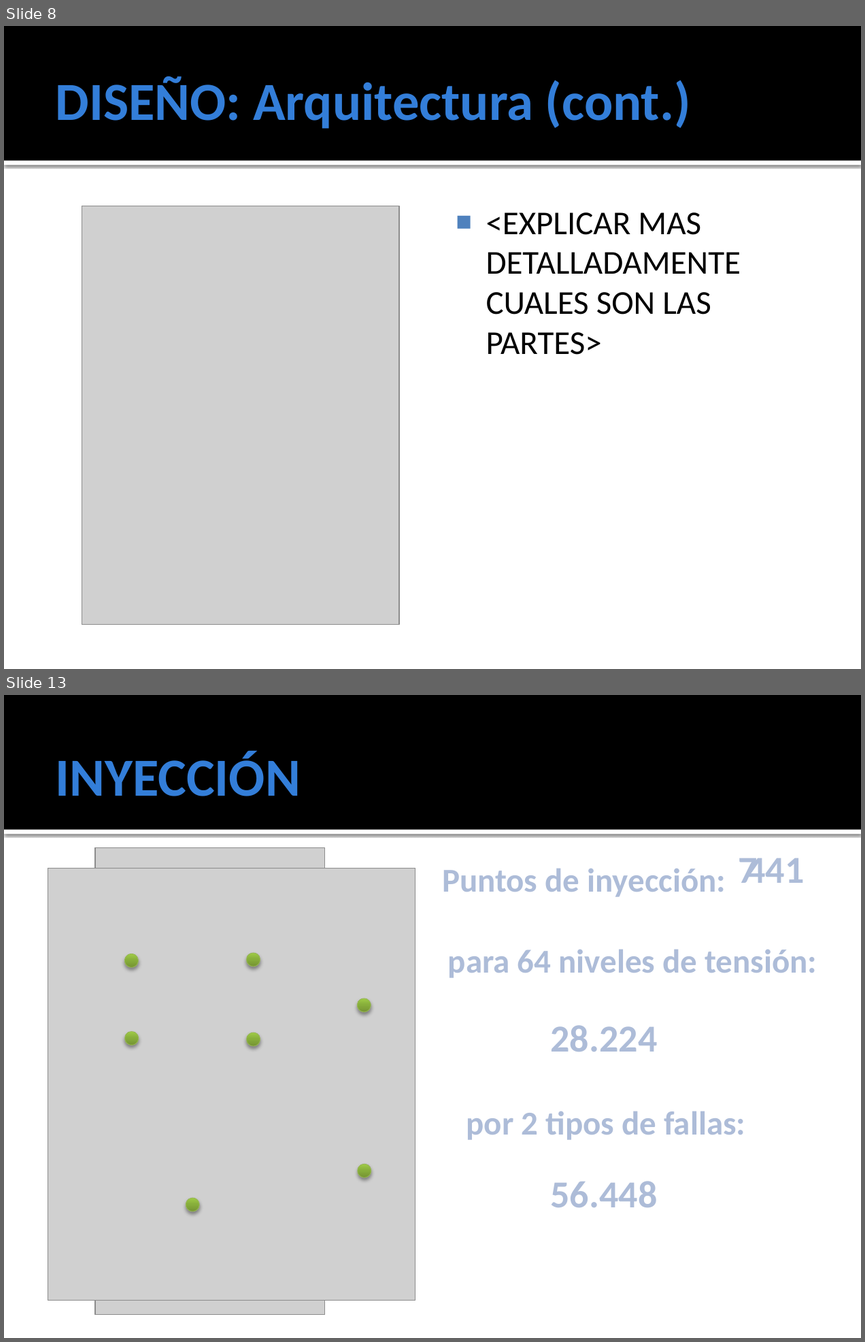
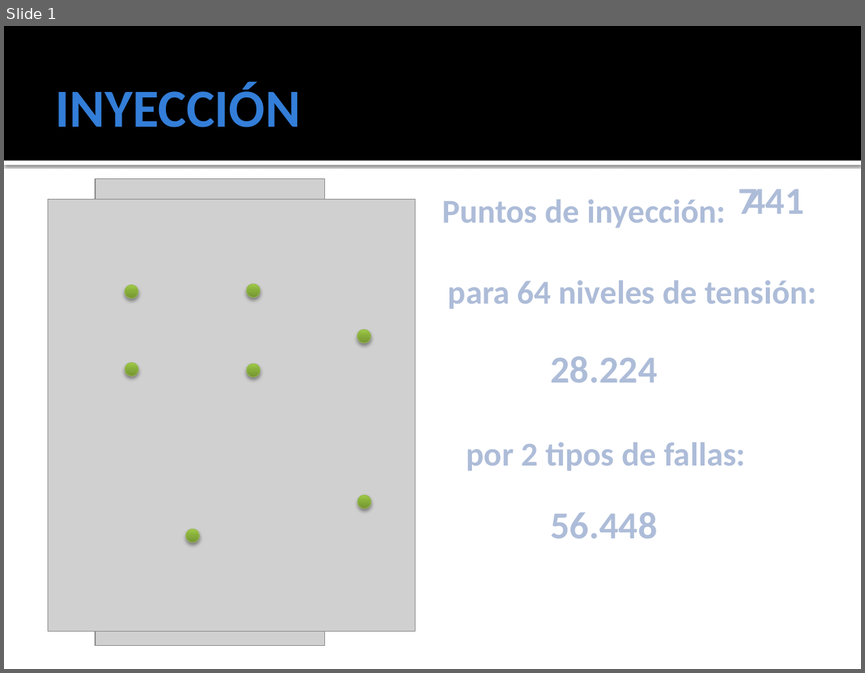
Before and after one commit to ginotkj/fiocs, a slide deck: Documentation/Documentacion/PRESENTACION_FACU.pptx. Shown one above the other, each under a label of ours: slides 8 and 13 before the commit, slide 1 after it; the slides between them are not shown. The pictures are 865x1342 and 865x673 pixels, drawn with LibreOffice and Linux fonts; fonts in the diff are those of the drawing; grey boxes stand for pictures. Boxes give left, top, right and bottom in pixels: in the first picture for what was removed or moved away, otherwise in the second. Text is boxed around its words. In the diff, an @@ line names an element or a change of style, - is before the commit and + after.

Commit message:
imagenes y primera parte de automatica

```diff
--- a/Documentation/Documentacion/PRESENTACION_FACU.pptx
+++ b/Documentation/Documentacion/PRESENTACION_FACU.pptx
@@ slide 8 removed at [4, 26, 861, 669], background #FFFFFF; not listed: 2 template elements that a slide beside it also shows @@
@@ title removed at [56, 76, 691, 129] @@
-DISEÑO: Arquitectura (cont.)
@@ picture removed at [82, 206, 399, 624] @@
@@ text removed at [486, 212, 741, 354] @@
-■ <EXPLICAR MAS DETALLADAMENTE CUALES SON LAS PARTES>
@@ what was slide 13 is now slide 1 @@
```
Also in this commit, not shown: 1 slide changed, 1 slide added, 12 other slides removed, 8 other files.
